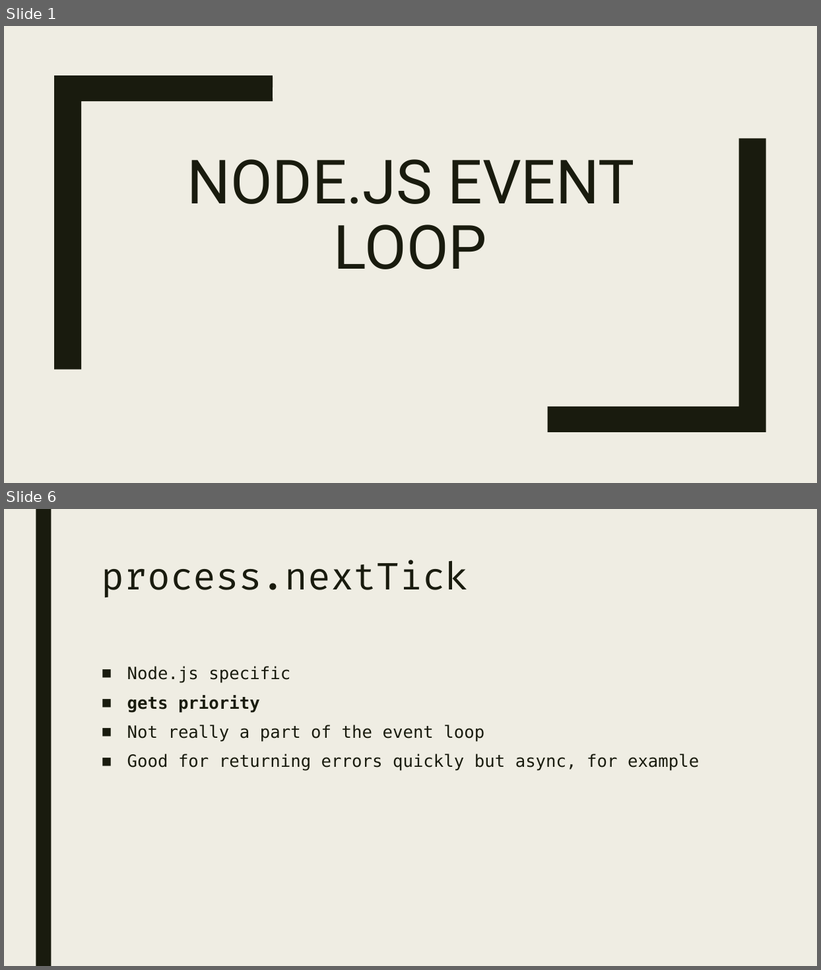
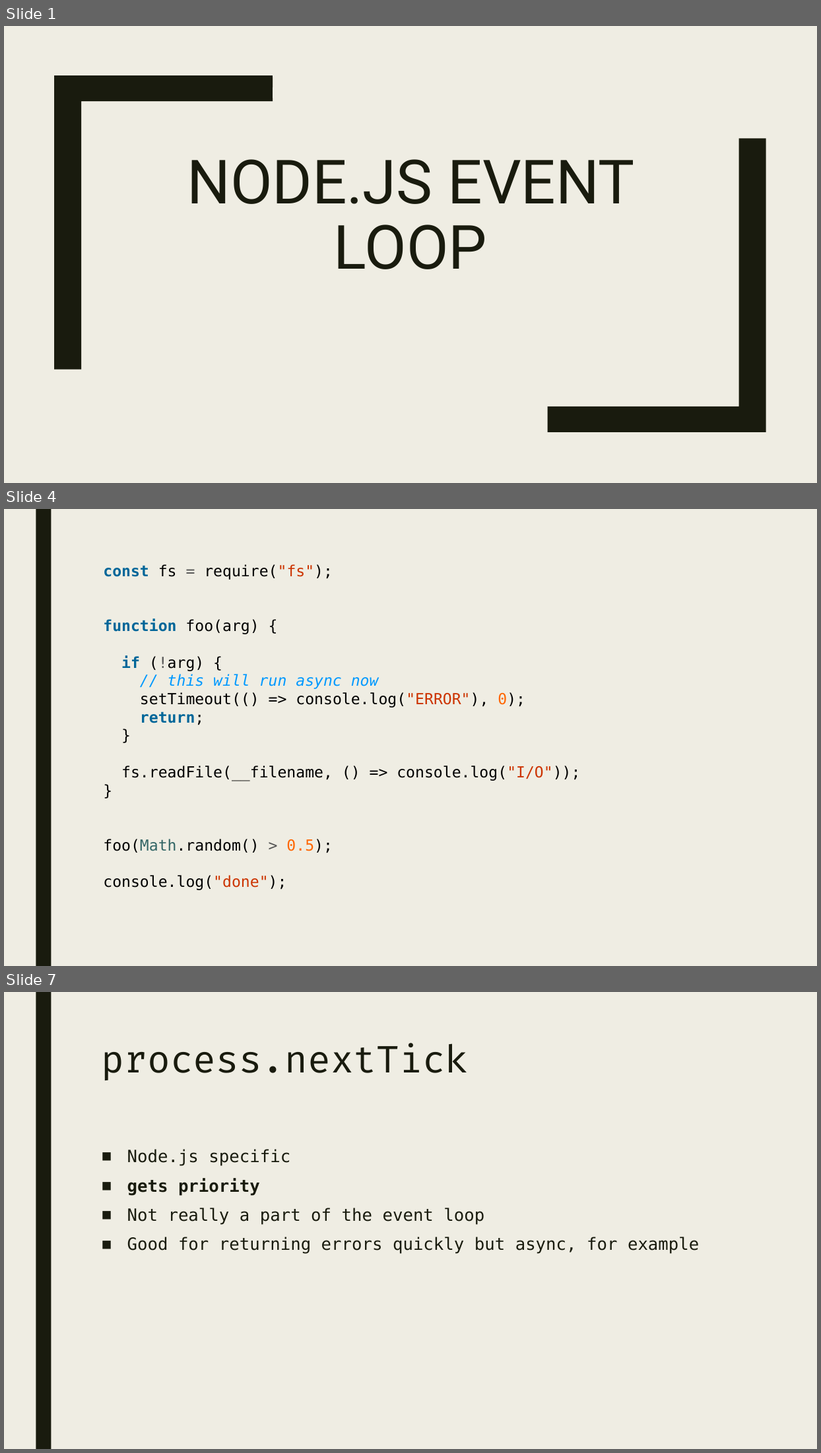
Before and after one commit to nabriski/lectures, a slide deck: event-loop/prez.pptx. Shown one above the other, each under a label of ours: slides 1 and 6 before the commit, slides 1, 4 and 7 after it; the slides between them are not shown. The pictures are 821x970 and 821x1453 pixels, drawn with LibreOffice and Linux fonts; fonts in the diff are those of the drawing. Boxes give left, top, right and bottom in pixels: in the first picture for what was removed or moved away, otherwise in the second. Text is boxed around its words. In the diff, an @@ line names an element or a change of style, - is before the commit and + after.

```diff
--- a/event-loop/prez.pptx
+++ b/event-loop/prez.pptx
@@ slide 4 added at (4,509,817,966), background #EFEDE3; not listed: 1 template element that a slide beside it also shows @@
@@ text added at (103,564,580,890), 18 pt, text #000000 @@
+const fs = require("fs");
+function foo(arg) {
+if (!arg) {
+// this will run async now
+setTimeout(() => console.log("ERROR"), 0);
+return;
+}
+fs.readFile(__filename, () => console.log("I/O"));
+}
+foo(Math.random() > 0.5);
+console.log("done");
@@ what was slide 6 is now slide 7 @@
```
Also in this commit, not shown: 2 slides changed, 4 other slides added, 3 slides removed, 3 other files.
